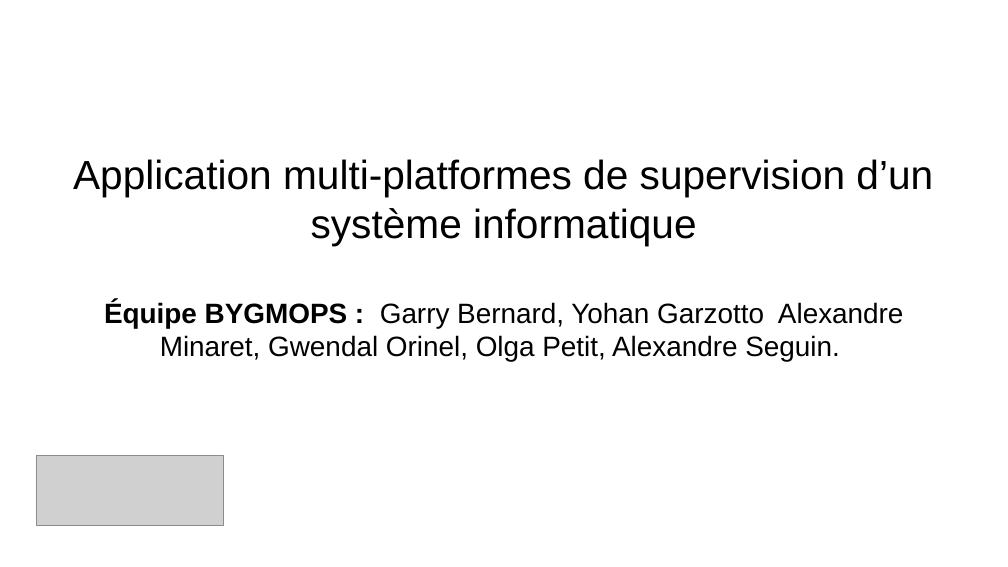
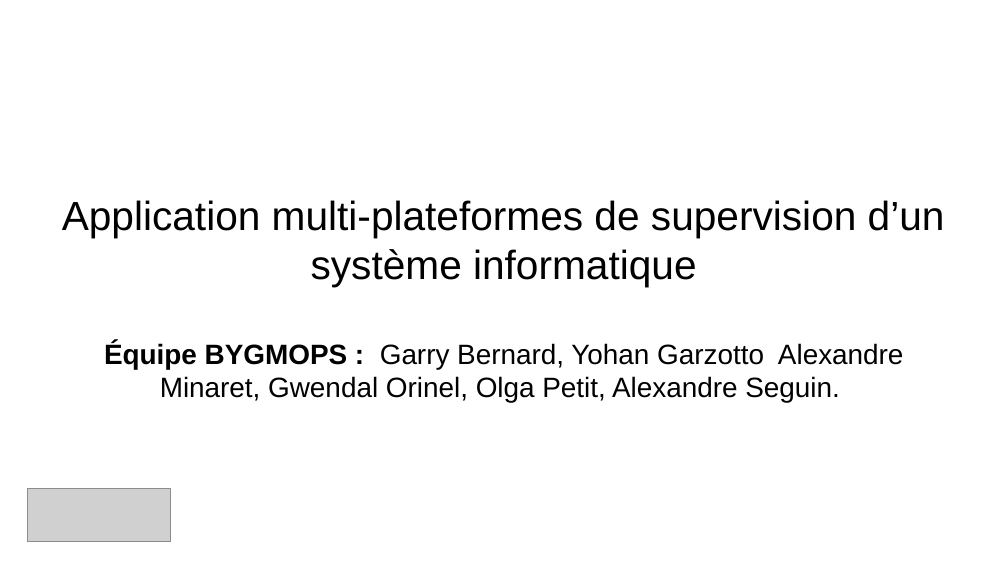
Before and after one commit to MSIR2018/Supervision-Cacti, a slide deck: slide 1 of Powerpoint.pptx. Drawn at 1008x567 pixels with LibreOffice and Linux fonts; fonts in the diff are those of the drawing; grey boxes stand for pictures; background and template pictures are left out. Boxes give left, top, right and bottom in pixels: in the first picture for what was removed or moved away, otherwise in the second. Text is boxed around its words. In the diff, an @@ line names an element or a change of style, - is before the commit and + after.

```diff
--- a/Powerpoint.pptx
+++ b/Powerpoint.pptx
@@ text "Application multi-plateformes de supervision d’un ...": place and size @@
-text "Application multi-plateformes de supervision d’un ..." at (73,159,933,362)
+text "Application multi-plateformes de supervision d’un ..." at (62,200,945,403)
@@ text at (62,200,945,287): text changed @@
-Application multi-platformes de supervision d’un système informatique
+Application multi-plateformes de supervision d’un système informatique
@@ picture: place and size @@
-picture at (37,456,223,525)
+picture at (27,488,171,542)
```
Also in this commit, not shown: 6 other slides changed, 1 slide added.
